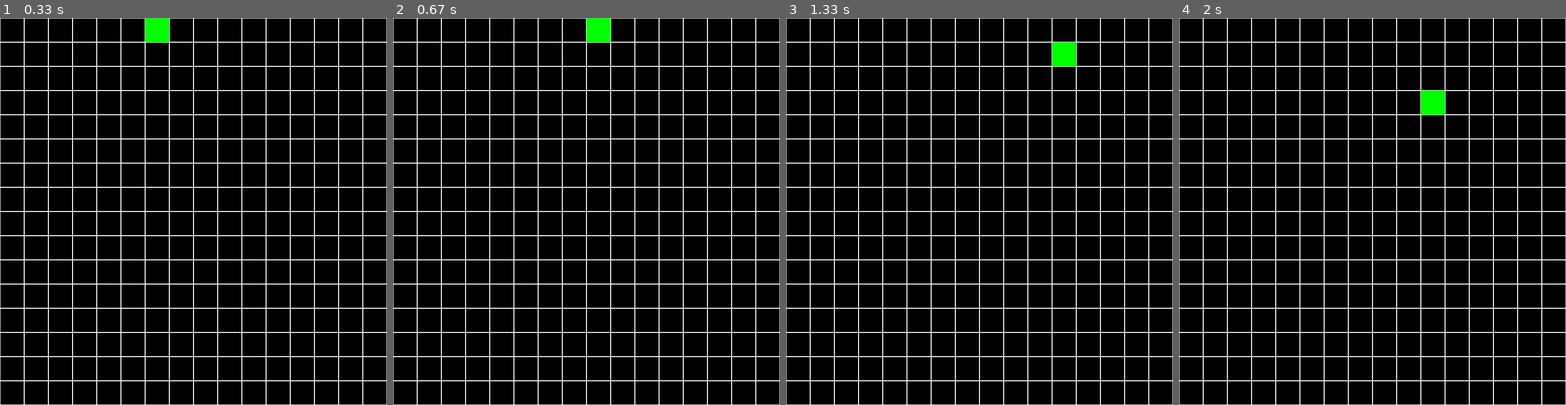
Above: before the commit, frames 1-4 (left to right).
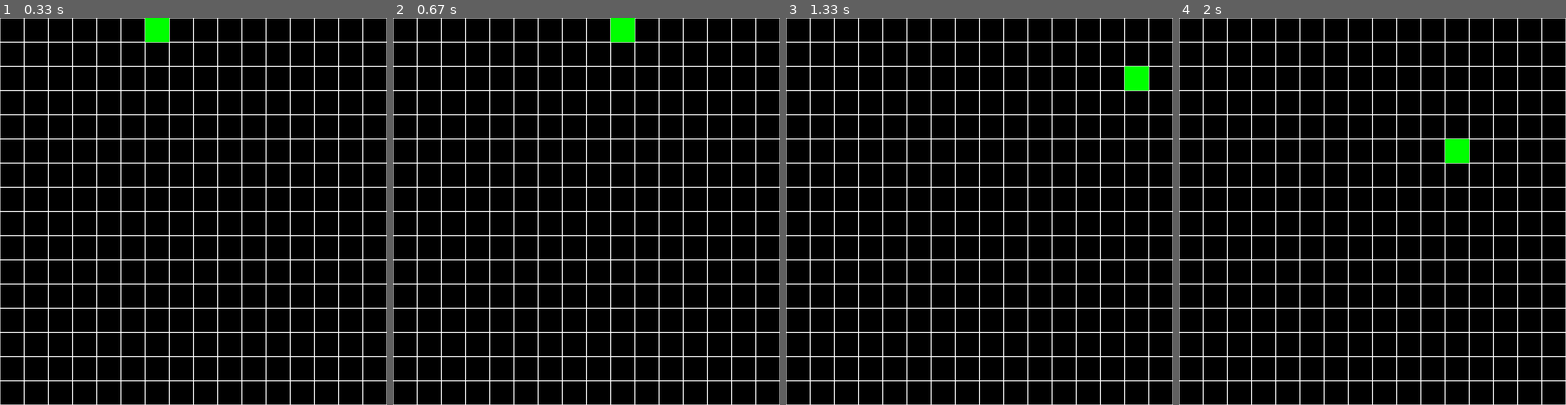
Above: after the commit, the same moments.

Repository: AlejandroFeriaGonzalez/snake-pygame
Game: pygame game, started from snake.py
The game is run twice, just before and just after one commit, with the same random seed, the same clock (stepped at 60 frames per second) and the same inputs.
Inputs:
- Up to frame 1 (0.33 s): no input
- Up to frame 2 (0.67 s): hold Right from 0.33 s (still down)
- Up to frame 3 (1.33 s): release Right at 0.8 s; hold Down from 1.17 s (still down)
- Up to frame 4 (2 s): release Down at 1.63 s; hold Left from 1.67 s (still down)

Frame 1 is identical in both runs. In frame 2, 0.8% of the frame differs, in the area x 50-63%, y 0-7%; in frame 3, 0.8%; in frame 4, 0.8%.

Commit message:
clase bloque.py

Diff:
--- a/bloque.py
+++ b/bloque.py
@@ -1,53 +1,68 @@
-from random import randrange
-import pygame
+from collections import deque
 
 from constantes import *
 
 
-class Bloque(pygame.sprite.Sprite):
+class Bloque:
 
-    def __init__(self, x, y, *groups):
-        super().__init__(*groups)
+    def __init__(self, x, y):
 
         self.relentizacion = 10
         self.image = pygame.Surface((TILE_SIZE, TILE_SIZE))
-        self.rect = self.image.fill(color_culebra)
+        self.rect = self.image.get_rect()
         self.posicion = [x, y]
+
+        self.cuerpo = deque([self])
 
         self.rect.topleft = mapa[(self.posicion[0], self.posicion[1])]
 
         self.direccion = ""  # arriba, abajo, derecha, izquierda
         self.contador = 0
 
-    def input(self):
-        keys = pygame.key.get_pressed()
-        try:
-            if keys[pygame.K_UP] and self.direccion != "abajo":
-                self.direccion = "arriba"
-            if keys[pygame.K_DOWN] and self.direccion != "arriba":
-                self.direccion = "abajo"
-            if keys[pygame.K_LEFT] and self.direccion != "derecha":
-                self.direccion = "izquierda"
-            if keys[pygame.K_RIGHT] and self.direccion != "izquierda":
-                self.direccion = "derecha"
-
-            self.rect.topleft = mapa[(self.posicion[0], self.posicion[1])]
-        except KeyError:
-            exit()  # perdio por salir del mapa
+    # def input(self):
+    #     keys = pygame.key.get_pressed()
+    #     if keys[pygame.K_UP] and self.direccion != "abajo":
+    #         return "arriba"
+    #     elif keys[pygame.K_DOWN] and self.direccion != "arriba":
+    #         return "abajo"
+    #     elif keys[pygame.K_LEFT] and self.direccion != "derecha":
+    #         return "izquierda"
+    #     elif keys[pygame.K_RIGHT] and self.direccion != "izquierda":
+    #         return "derecha"
+    #     # self.rect.topleft = mapa[(self.posicion[0], self.posicion[1])]
+    #     return self.direccion
 
     def movimiento(self):
         pass
 
     def update(self) -> None:
-        self.input()
         self.contador += 1
-        if self.contador > self.relentizacion:
-            if self.direccion == "arriba":
-                self.posicion[1] -= 1
-            elif self.direccion == "abajo":
-                self.posicion[1] += 1
-            elif self.direccion == "izquierda":
-                self.posicion[0] -= 1
-            elif self.direccion == "derecha":
-                self.posicion[0] += 1
-            self.contador = 0
+        # self.direccion = self.input()
+
+        # if self.contador > self.relentizacion:
+
+        if self.direccion == "arriba":
+            self.posicion[1] -= 1
+        elif self.direccion == "abajo":
+            self.posicion[1] += 1
+        elif self.direccion == "izquierda":
+            self.posicion[0] -= 1
+        elif self.direccion == "derecha":
+            self.posicion[0] += 1
+        # verifica si salio del mapa
+        if (self.posicion[0] < 1 or self.posicion[1] < 1
+                or self.posicion[0] > WINDOWS // TILE_SIZE or self.posicion[1] > WINDOWS // TILE_SIZE):
+            pygame.quit()
+            exit()
+
+        self.contador = 0
+        self.cuerpo.appendleft(Bloque(*self.posicion))
+        # print([c.rect for c in self.cuerpo])
+
+        if self.cuerpo[0].posicion == [2, 2]:
+            pass
+        else:
+            self.cuerpo.pop()
+
+        for parte in self.cuerpo:
+            pygame.draw.rect(screen, "green", parte.rect)
--- a/constantes.py
+++ b/constantes.py
@@ -1,8 +1,11 @@
+import pygame
+
 WINDOWS = 800
 TILE_SIZE = 50
 RANGE = (1, (WINDOWS // TILE_SIZE) + 1)
+screen = pygame.display.set_mode([WINDOWS] * 2)
 
 mapa = {(posx, posy): (i, j) for posx, i in enumerate(range(0, WINDOWS, TILE_SIZE), start=1) for posy, j in
         enumerate(range(0, WINDOWS, TILE_SIZE), start=1)}
 
-color_culebra = "green"
+FPS = 10
--- a/snake.py
+++ b/snake.py
@@ -1,16 +1,14 @@
 from random import randrange
 
-import pygame
 import pygame as pg
+import pygame.time
 
 from bloque import Bloque
 from constantes import *
 
-screen = pg.display.set_mode([WINDOWS] * 2)
-clock = pygame.Clock()
-culebra = pg.sprite.Group()
-Bloque(randrange(*RANGE), randrange(*RANGE), culebra)
-
+clock = pygame.time.Clock()
+# culebra = pg.sprite.Group()
+bloq = Bloque(randrange(*RANGE), randrange(*RANGE))
 
 # cola = bloque.Bloque('green', culebra)
 
@@ -18,21 +16,35 @@
 
 
 def main():
+    desbloqueado = True
     while True:
         for event in pg.event.get():
             if event.type == pg.QUIT:
                 exit()
+            if event.type == pg.KEYDOWN:
+                if desbloqueado:
+                    if event.key == pygame.K_UP and bloq.direccion != "abajo":
+                        bloq.direccion = 'arriba'
+                    elif event.key == pygame.K_DOWN and bloq.direccion != "arriba":
+                        bloq.direccion = 'abajo'
+                    elif event.key == pygame.K_LEFT and bloq.direccion != "derecha":
+                        bloq.direccion = 'izquierda'
+                    elif event.key == pygame.K_RIGHT and bloq.direccion != "izquierda":
+                        bloq.direccion = 'derecha'
+                    desbloqueado = False
 
         screen.fill('black')  # limpia pantalla
         for i in range(0, WINDOWS, TILE_SIZE):
             for j in range(0, WINDOWS, TILE_SIZE):
-                pg.draw.rect(screen, 'white', (i, j, 50, 50), 1)
+                pg.draw.rect(screen, 'white', (i, j, TILE_SIZE, TILE_SIZE), 1)
 
-        culebra.update()
-        culebra.draw(screen)
+        bloq.update()
+        # culebra.update()  # draw incluido en uptade
+        # culebra.draw(screen)
         pg.display.flip()
 
-        clock.tick(60)
+        clock.tick(FPS)
+        desbloqueado = True
 
 
 if __name__ == '__main__':
Empty file added: __init__.py
